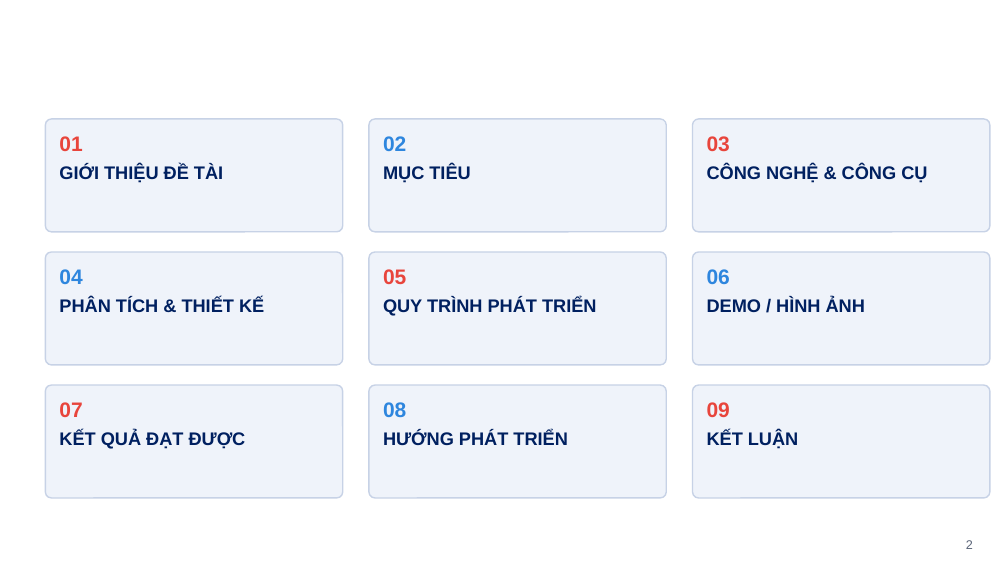
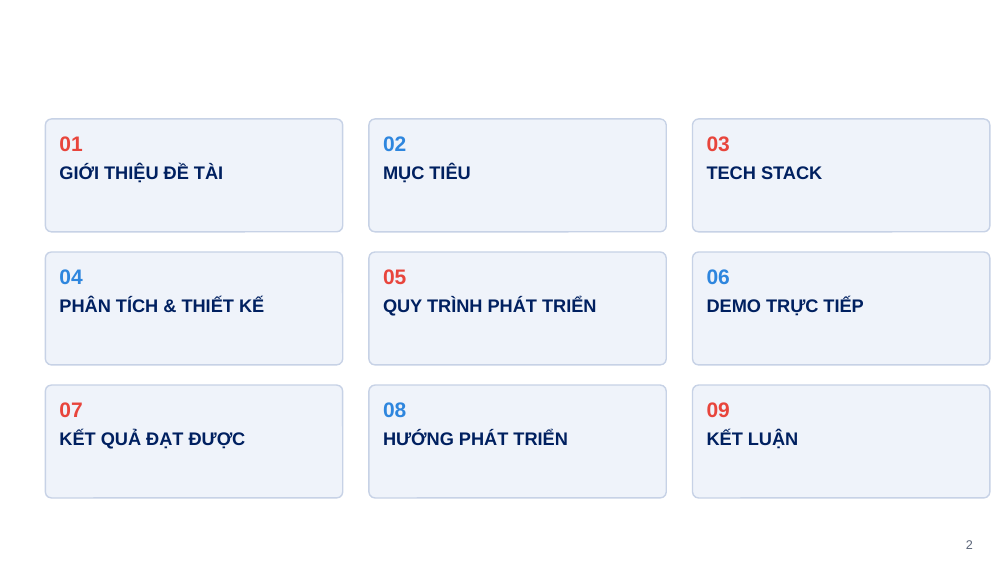
Before and after one commit to nhgkhiem0307/Magneto-Dome, a slide deck: slide 2 of NOP_BAI/[ĐT-QĐ04-BM08] Final Project.pptx. Drawn at 1008x567 pixels with LibreOffice and Linux fonts; fonts in the diff are those of the drawing; background and template pictures are left out. Boxes give left, top, right and bottom in pixels: in the first picture for what was removed or moved away, otherwise in the second. Text is boxed around its words. In the diff, an @@ line names an element or a change of style, - is before the commit and + after.

```diff
--- a/NOP_BAI/[ĐT-QĐ04-BM08] Final Project.pptx
+++ b/NOP_BAI/[ĐT-QĐ04-BM08] Final Project.pptx
@@ text at bbox=[707, 166, 822, 179]: text changed @@
-CÔNG NGHỆ & CÔNG CỤ
+TECH STACK
@@ text at bbox=[707, 298, 863, 316]: text changed @@
-DEMO / HÌNH ẢNH
+DEMO TRỰC TIẾP
```
Also in this commit, not shown: 14 other slides changed, 1 slide removed, 34 other files.
